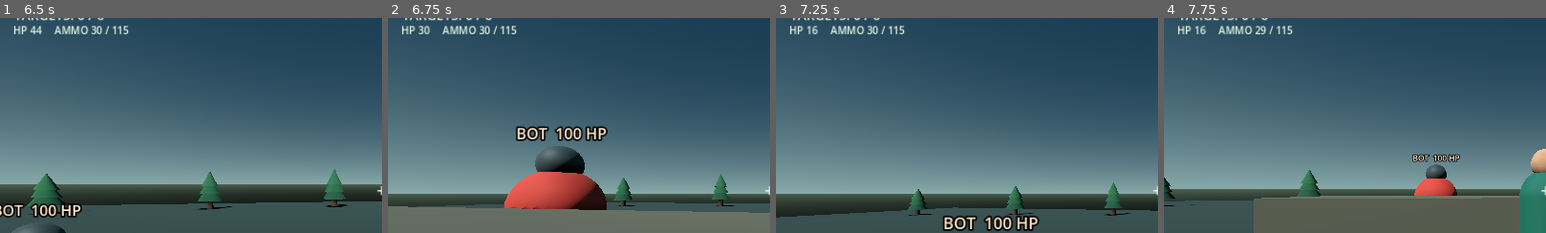
Above: before the commit, frames 1-4 (left to right).
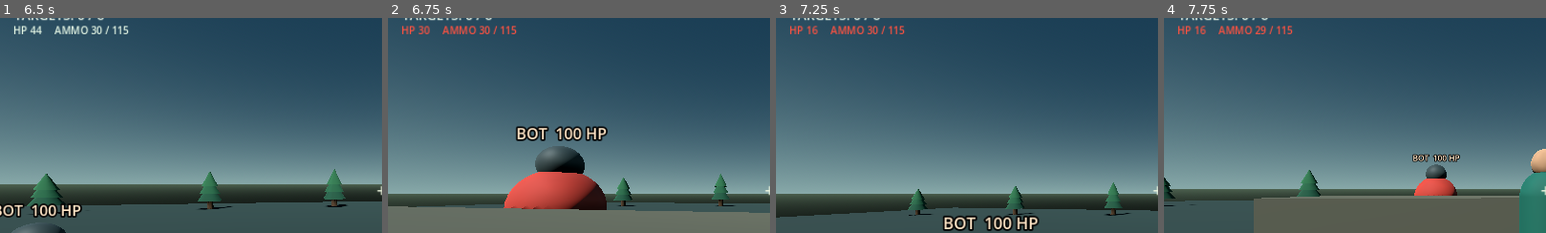
Above: after the commit, the same moments.

Repository: rannarmenu/project-phoenix-battle-royale
Game: Godot game, scene res://scenes/main.tscn
Two runs of this game, one before a commit and one after it. Both use one fixed random seed, a clock stepped at 60 frames per second and the inputs below.
Inputs (mouse positions are % of the whole screen's width and height, from its top left):
- Up to frame 1 (6.5 s): click "CAMERA" at 0.5 s; click "FIRE" at 1.25 s; click "JUMP" at 2 s; tap Enter at 2.75 s; move the mouse to (55, 50) at 2.77 s; hold W (move_forward) from 2.78 s (still down); tap V at 2.85, 5.1 s; click (55, 50) at 2.92 s; tap Space (jump) at 3.02, 3.77, 5.27, 6.02 s; move the mouse to (45, 50) at 3.52 s; tap R at 3.6, 5.85 s; move the mouse to (52, 48) at 4.27 s; hold Shift 4.28-5.03 s; move the mouse to (49, 52) at 5.02 s; click (49, 52) at 5.17 s; move the mouse to (57, 51) at 5.77 s
- Up to frame 2 (6.75 s): keep holding W (move_forward); move the mouse to (42, 49) at 6.52 s; tap Shift at 6.6 s
- Up to frame 3 (7.25 s): keep holding W (move_forward); tap Space (jump) at 6.77 s
- Up to frame 4 (7.75 s): keep holding W (move_forward); move the mouse to (51, 50) at 7.27 s; tap V at 7.35 s; click (51, 50) at 7.42 s
The pictures show only the part of the screen within x 0-50%, y 10-60%; the shares and areas given below are measured in that part.

Frame 1 is identical in both runs. In frame 2, 0.6% of the frame differs, in the area x 3-34%, y 3-8%; in frame 3, 0.6%; in frame 4, 0.6%.

Commit message:
Add low-health HUD warning color

Diff:
--- a/scripts/player.gd
+++ b/scripts/player.gd
@@ -304,6 +304,10 @@
 func _update_hud() -> void:
 	if is_instance_valid(hud_label):
 		hud_label.text = "HP %d     AMMO %d / %d" % [health, ammo, reserve_ammo]
+		var text_color := Color(0.9, 0.97, 0.9)
+		if health <= 35:
+			text_color = Color(1.0, 0.32, 0.25)
+		hud_label.add_theme_color_override("font_color", text_color)
 
 func _notification(what: int) -> void:
 	if what == NOTIFICATION_WM_WINDOW_FOCUS_OUT and not is_mobile:
